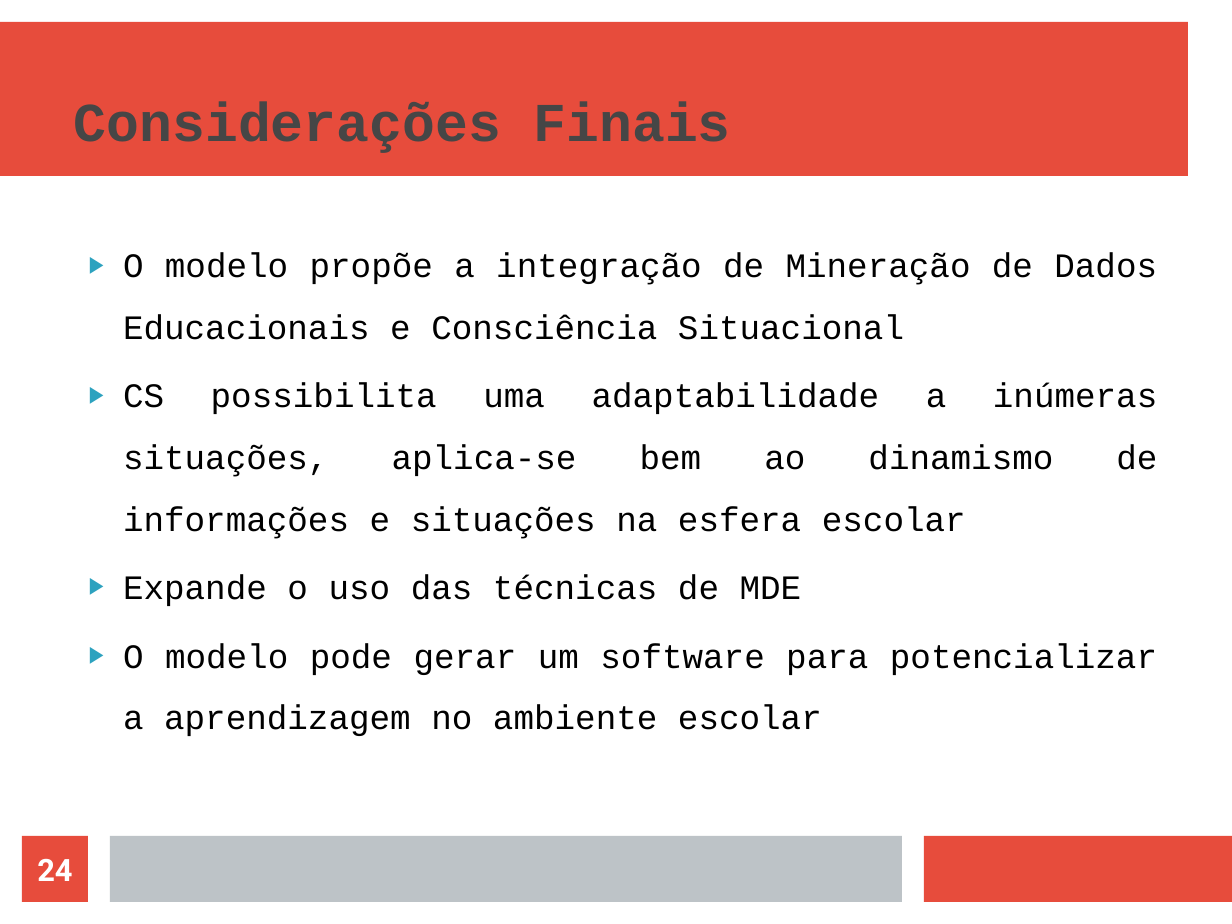
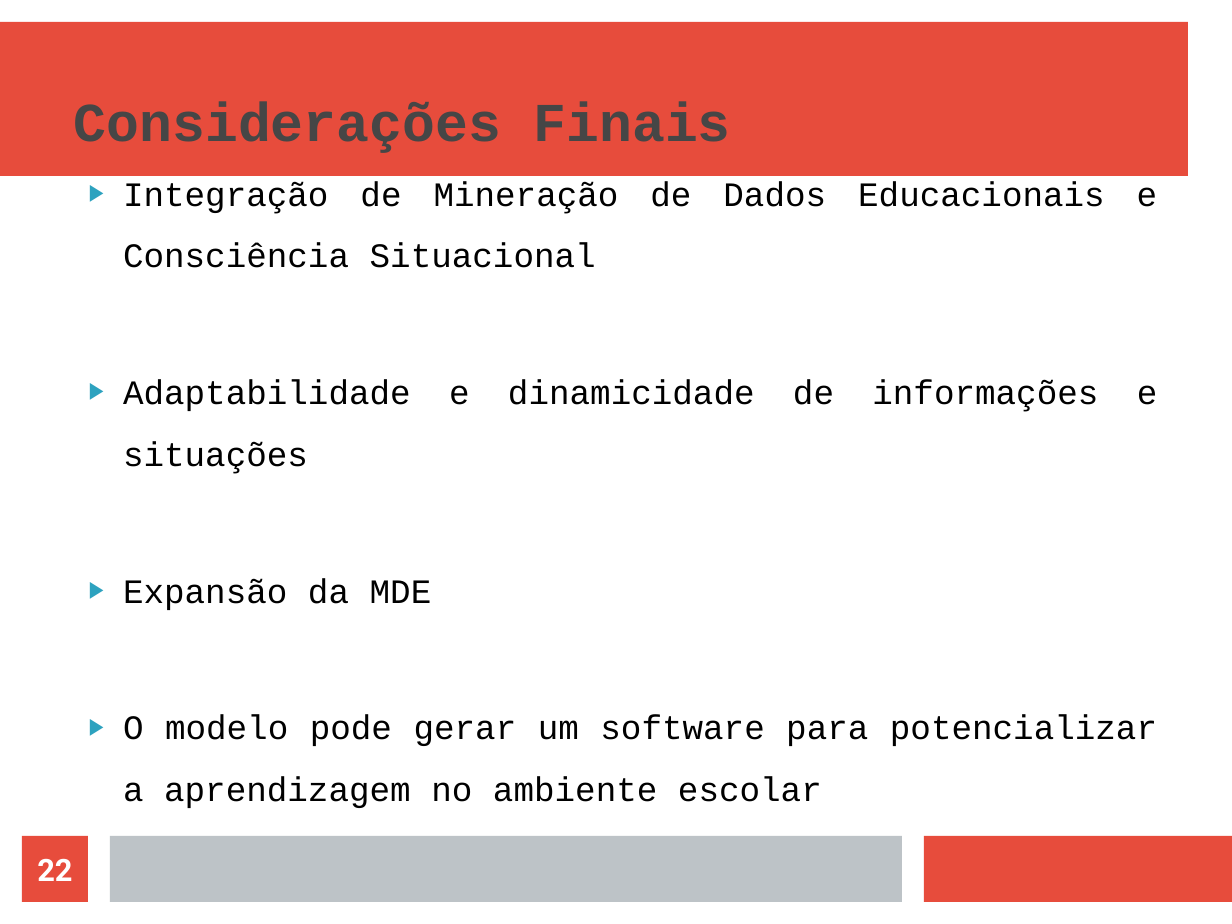
Before and after one commit to naninmartins/TCC-Modelo-de-AVA-com-CS-e-MDE, a slide deck: slide 22 of MODELO DE APOIO AO ENSINO EM AMBIENTES VIRTUAIS - APRESENTAÇÃO (linux).odp (slide 24 before the commit). Drawn at 1232x924 pixels with LibreOffice and Linux fonts; fonts in the diff are those of the drawing. Boxes give left, top, right and bottom in pixels: in the first picture for what was removed or moved away, otherwise in the second. Text is boxed around its words. In the diff, an @@ line names an element or a change of style, - is before the commit and + after.

```diff
--- a/MODELO DE APOIO AO ENSINO EM AMBIENTES VIRTUAIS - APRESENTAÇÃO (linux).odp
+++ b/MODELO DE APOIO AO ENSINO EM AMBIENTES VIRTUAIS - APRESENTAÇÃO (linux).odp
@@ text at (123, 181, 1158, 610): text changed @@
-▶ O modelo propõe a integração de Mineração de Dados Educacionais e Consciência Situacional
-▶ CS possibilita uma adaptabilidade a inúmeras situações, aplica-se bem ao dinamismo de informações e situações na esfera escolar
-▶ Expande o uso das técnicas de MDE
+▶ Integração de Mineração de Dados Educacionais e Consciência Situacional
+▶ Adaptabilidade e dinamicidade de informações e situações
+▶ Expansão da MDE
@@ page number at (37, 859, 72, 881): text changed @@
-24
+22
```
Also in this commit, not shown: 13 other slides changed, 2 slides removed, 1 other file.
